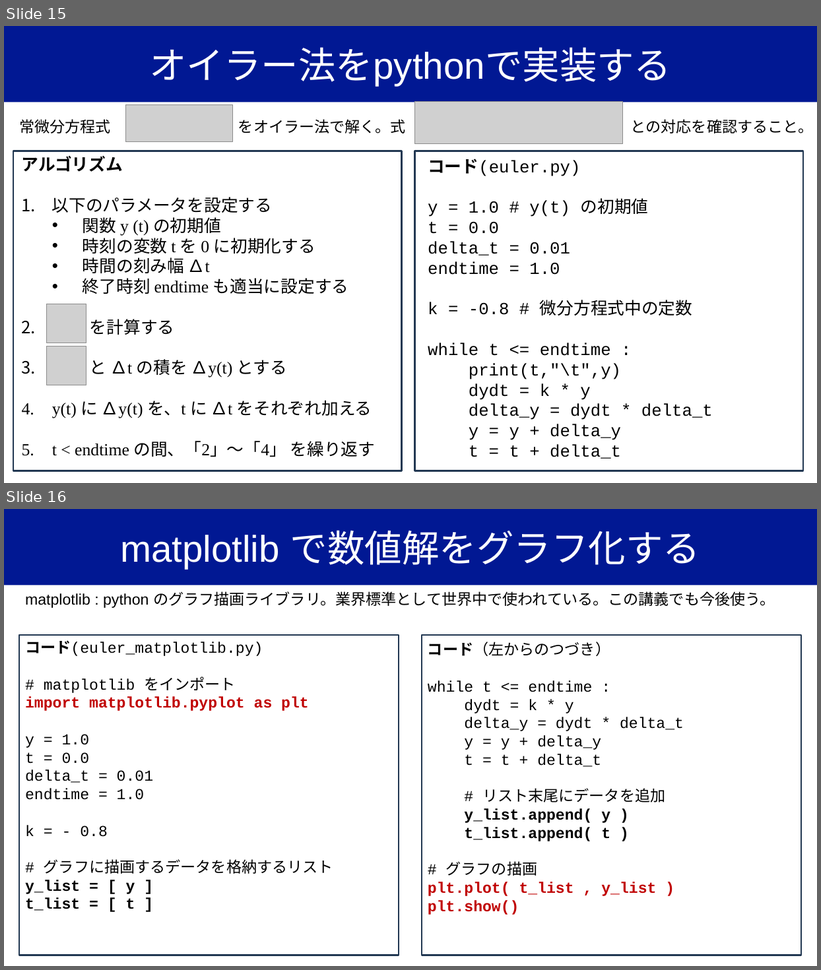
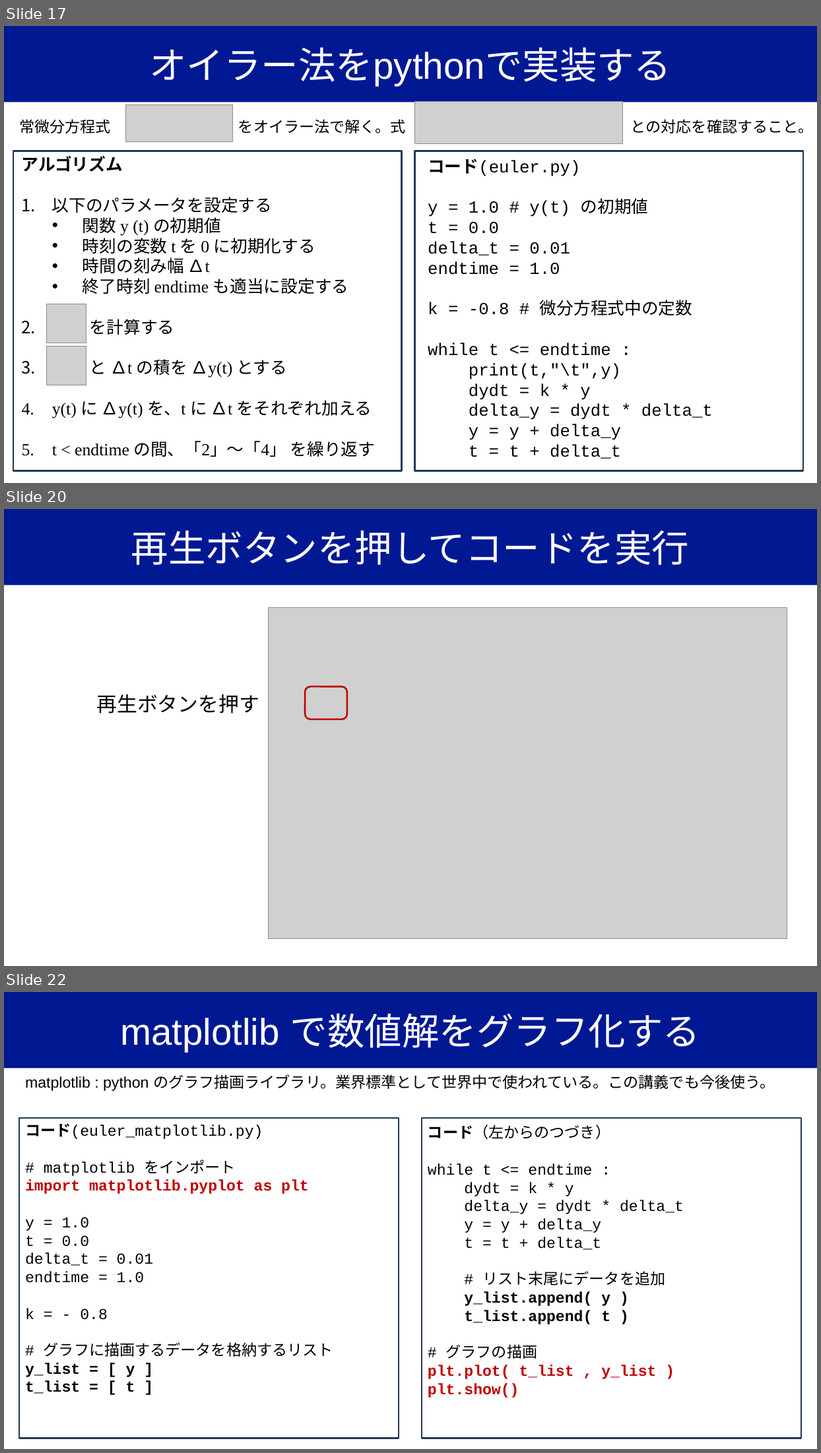
Before and after one commit to YugiLab/Lectures, a slide deck: DS2_2026/Day1/yugi_lecture1_ode.pptx. Shown one above the other, each under a label of ours: slides 15 and 16 before the commit, slides 17, 20 and 22 after it; the slides between them are not shown. The pictures are 821x970 and 821x1453 pixels, drawn with LibreOffice and Linux fonts; fonts in the diff are those of the drawing; grey boxes stand for pictures. Boxes give left, top, right and bottom in pixels: in the first picture for what was removed or moved away, otherwise in the second. Text is boxed around its words. In the diff, an @@ line names an element or a change of style, - is before the commit and + after.

```diff
--- a/DS2_2026/Day1/yugi_lecture1_ode.pptx
+++ b/DS2_2026/Day1/yugi_lecture1_ode.pptx
@@ slide 20 added at bbox=[4, 509, 817, 966], background #FFFFFF @@
@@ title added at bbox=[4, 509, 817, 586], fill #011893, 44 pt, text #FFFFFF @@
+再生ボタンを押してコードを実行
@@ picture added at bbox=[269, 608, 787, 939] @@
@@ rounded rectangle added at bbox=[306, 687, 347, 720], outline #C00000 2 pt @@
@@ text added at bbox=[96, 694, 259, 714], 24 pt, text #000000 @@
+再生ボタンを押す
@@ what was slide 15 is now slide 17 @@
@@ what was slide 16 is now slide 22 @@
```
Also in this commit, not shown: 5 other slides added, 2 other files.
